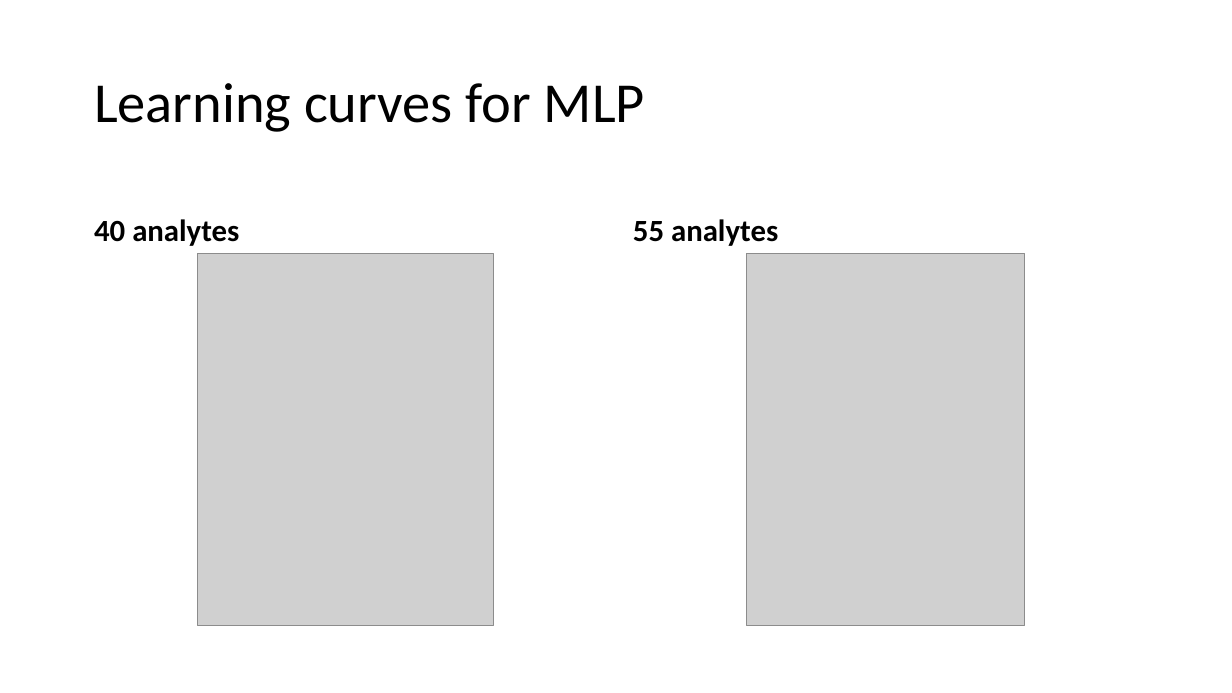
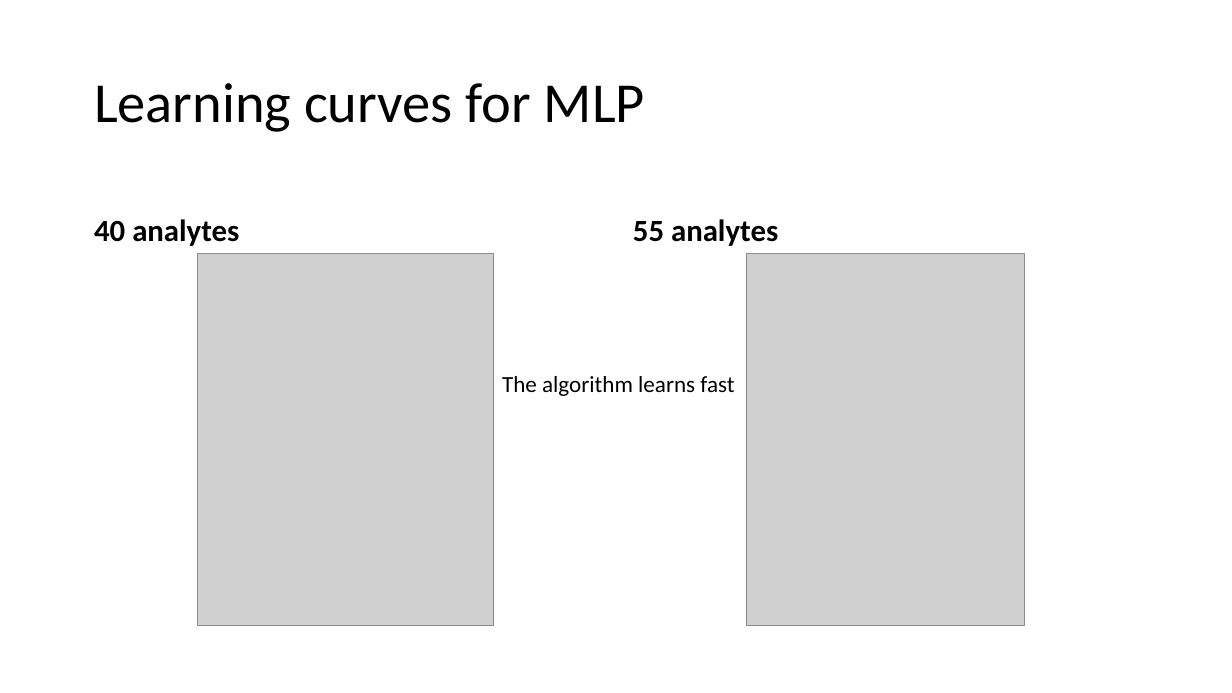
Before and after one commit to eacunafer/analytes, a slide deck: slide 7 of NRL40551.pptx. Drawn at 1232x693 pixels with LibreOffice and Linux fonts; fonts in the diff are those of the drawing; grey boxes stand for pictures. Boxes give left, top, right and bottom in pixels: in the first picture for what was removed or moved away, otherwise in the second. Text is boxed around its words. In the diff, an @@ line names an element or a change of style, - is before the commit and + after.

```diff
--- a/NRL40551.pptx
+++ b/NRL40551.pptx
@@ text added at (502, 376, 734, 396), 18 pt, text #000000 @@
+The algorithm learns fast
```
Also in this commit, not shown: 8 other slides changed.
